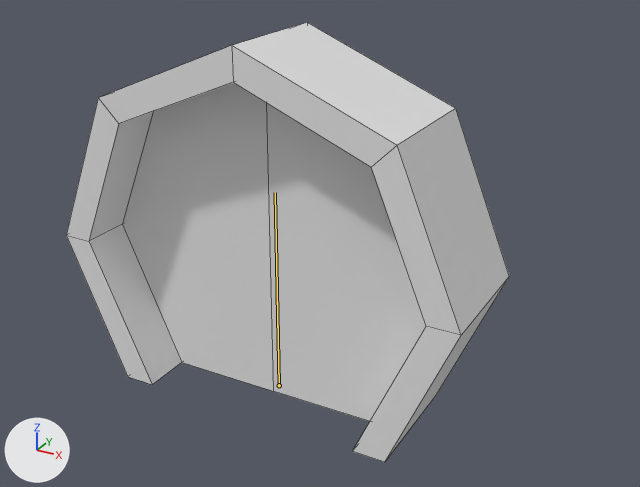
Two versions of the Blender file assets/models/props/door_01.blend, one commit apart.
Rendered twice from a 50 mm lens placed at (1.95, -3.14, 2.37), pointed at (0.19, 0.07, 0.77). The axes (+X, +Y, +Z) are drawn at lower left. The lights are the same throughout. The bones that bend it are drawn over the model as lines. Mesh edges are drawn as thin lines.

Objects in the first picture: 'door_01'.
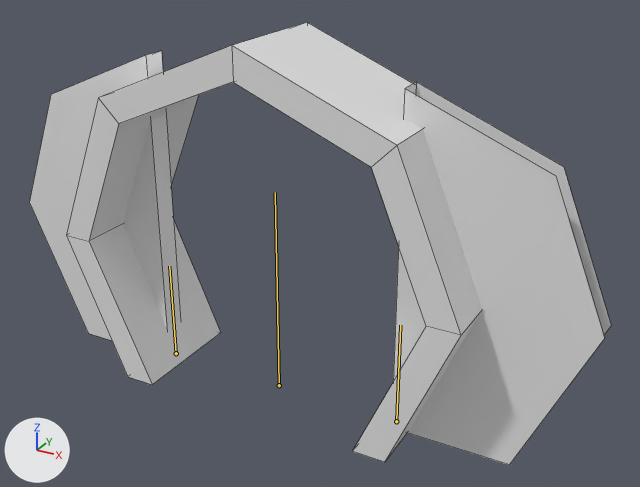
The newer file adds an action. The first version stands in its rest pose; the second is drawn at frame 6 of the action 'open'.

Edits to the scene script, one JSON object a line:
```json
{"block": "bone_doorl", "where": "bone_doorl = bpy.data.objects['Armature'].pose.bones['DoorL']"}
{"op": "set", "path": "bone_doorl.location", "old": "(0.0, 0.0, 0.0)", "new": "(-0.625, 0.0, 0.0)"}
{"block": "bone_doorr", "where": "bone_doorr = bpy.data.objects['Armature'].pose.bones['DoorR']"}
{"op": "set", "path": "bone_doorr.location", "old": "(0.0, 0.0, 0.0)", "new": "(0.625, 0.0, 0.0)"}
```

Where the change shows, as pixel boxes (x1, y1, x2, y2) in the pictures (640 x 487 px):
```json
{"object": "door_01", "change": "posed", "before": [66, 22, 509, 462], "after": [30, 22, 611, 465], "on screen": "31% wider"}
{"bone": "DoorL", "before": "(279, 385) to (277, 293)", "after": "(176, 353) to (169, 266)"}
{"bone": "DoorR", "before": "(279, 385) to (277, 293)", "after": "(396, 421) to (400, 325)"}
```
